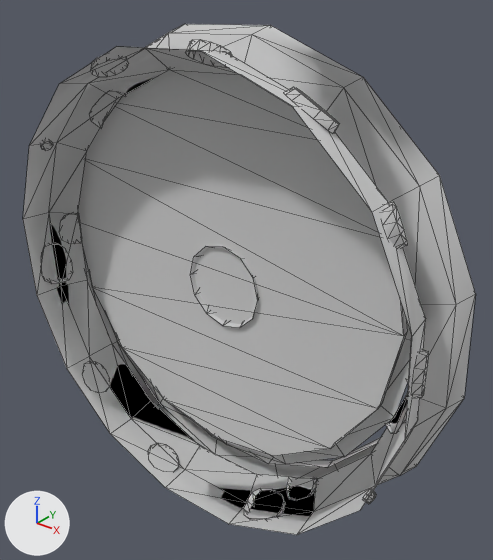
The FBX model CPI Project/Assets/Game/World/Scenes/Boardwalk/WorldObjects/WishSquid/SourceAssets/WishSquid.fbx: old version first, new version second.
Both versions are drawn from a 50 mm camera at (20.36, 0.67, 20.12) aimed at (18.49, 3.01, 18.67). Lighting does not change. The marker at lower left points along +X, +Y and +Z. The first picture is the older version. Mesh edges are drawn as thin lines. Where no turn or scale is listed for an object, it has been applied to the vertices.

The scene before the commit, as lines of its bpy script (objects in view):
```python
ob_wishsquidfountain = bpy.data.objects.new('WishSquidFountain', me_wishsquidfountain)
ob_wishsquidfountain.location = (18.662, 2.365, 18.83)
ob_wishsquidfountainbasin = bpy.data.objects.new('WishSquidFountainBasin', me_wishsquidfountainbasin)
ob_wishsquidfountainbasin.location = (18.588, 2.368, 18.888)
ob_wishsquidfountainwater = bpy.data.objects.new('WishSquidFountainWater', me_wishsquidfountainwater)
ob_wishsquidfountainwater.location = (18.619, 2.355, 18.855)
```
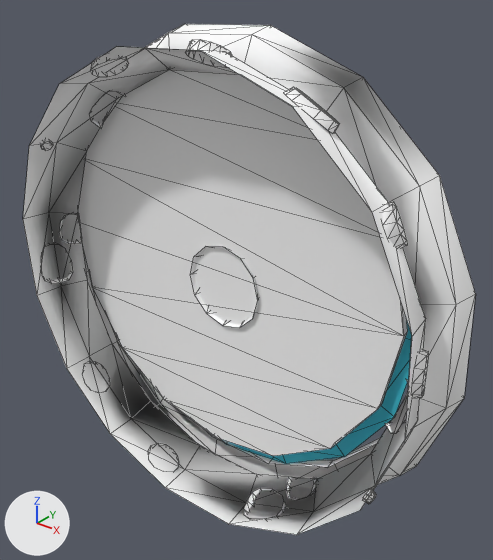
The newer file is also turned or shifted as a whole; pictures and numbers use the older file's frame.

The edits, one by one:
In material 'WishSquidFountain' (mat_wishsquidfountain), metallic goes from 1.0 to 0.0.
In material 'WishSquidFountain' (mat_wishsquidfountain), roughness goes from 1.0 to 0.5.
Material 'WishSquidFountain' (mat_wishsquidfountain) changes colour from white #e7e7e7 to white #ffffff; in linear values from (0.8, 0.8, 0.8) to (1.0, 1.0, 1.0).
In material 'whiteTexture' (mat_whitetexture), metallic goes from 1.0 to 0.0.
In material 'whiteTexture' (mat_whitetexture), roughness goes from 1.0 to 0.5.
Material 'whiteTexture' (mat_whitetexture) changes colour from white #e7e7e7 to white #ffffff; in linear values from (0.8, 0.8, 0.8) to (1.0, 1.0, 1.0).
In material 'BoardwalkWater' (mat_boardwalkwater), metallic goes from 1.0 to 0.0.
In material 'BoardwalkWater' (mat_boardwalkwater), roughness goes from 1.0 to 0.5.
Material 'BoardwalkWater' (mat_boardwalkwater) changes colour from white #e7e7e7 to cyan #3ccbe4; in linear values from (0.8, 0.8, 0.8) to (0.0458, 0.597, 0.779).

Pixel boxes (x1, y1, x2, y2) of what changed, in the pictures (493 x 560 px):
'WishSquidFountainBasin', recoloured, surface changed: (78, 70, 408, 456) in both
'WishSquidFountain', recoloured, surface changed: (23, 24, 475, 535) in both
'WishSquidFountainWater', recoloured, surface changed: (223, 322, 412, 464) in both
